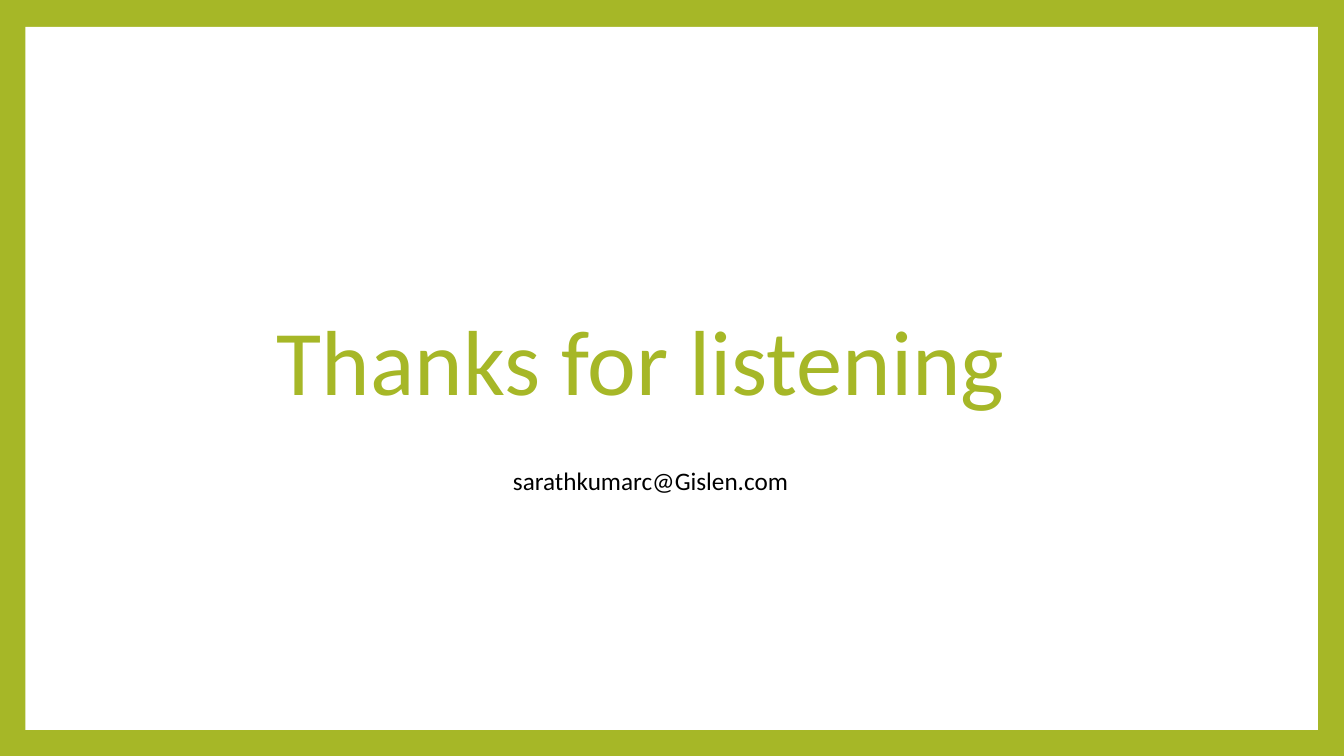
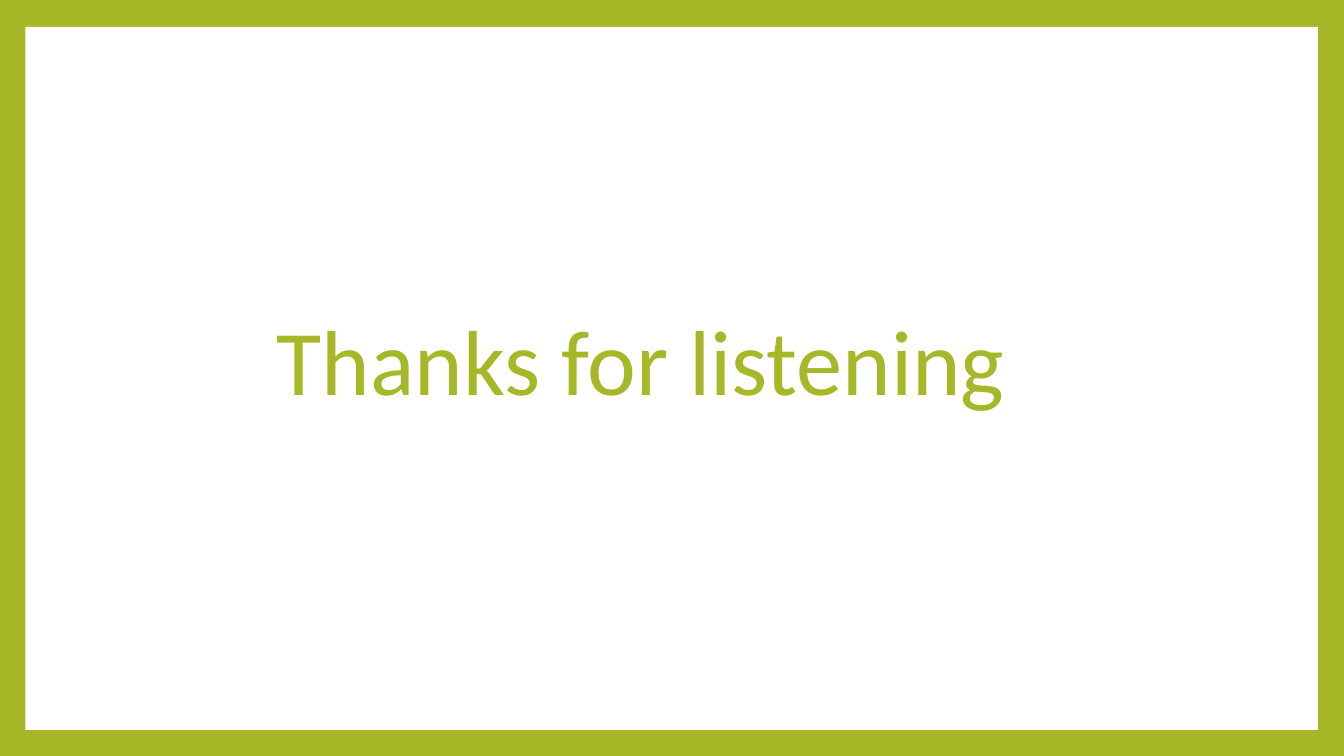
Before and after one commit to cmsarath123/Performance-Optimization-101, a slide deck: slide 20 of Performance Optimization 101.pptx. Drawn at 1344x756 pixels with LibreOffice and Linux fonts; fonts in the diff are those of the drawing. Boxes give left, top, right and bottom in pixels: in the first picture for what was removed or moved away, otherwise in the second. Text is boxed around its words. In the diff, an @@ line names an element or a change of style, - is before the commit and + after.

Commit message:
updated presentation

```diff
--- a/Performance Optimization 101.pptx
+++ b/Performance Optimization 101.pptx
@@ text removed at [513,472,788,493] @@
-sarathkumarc@Gislen.com
```
